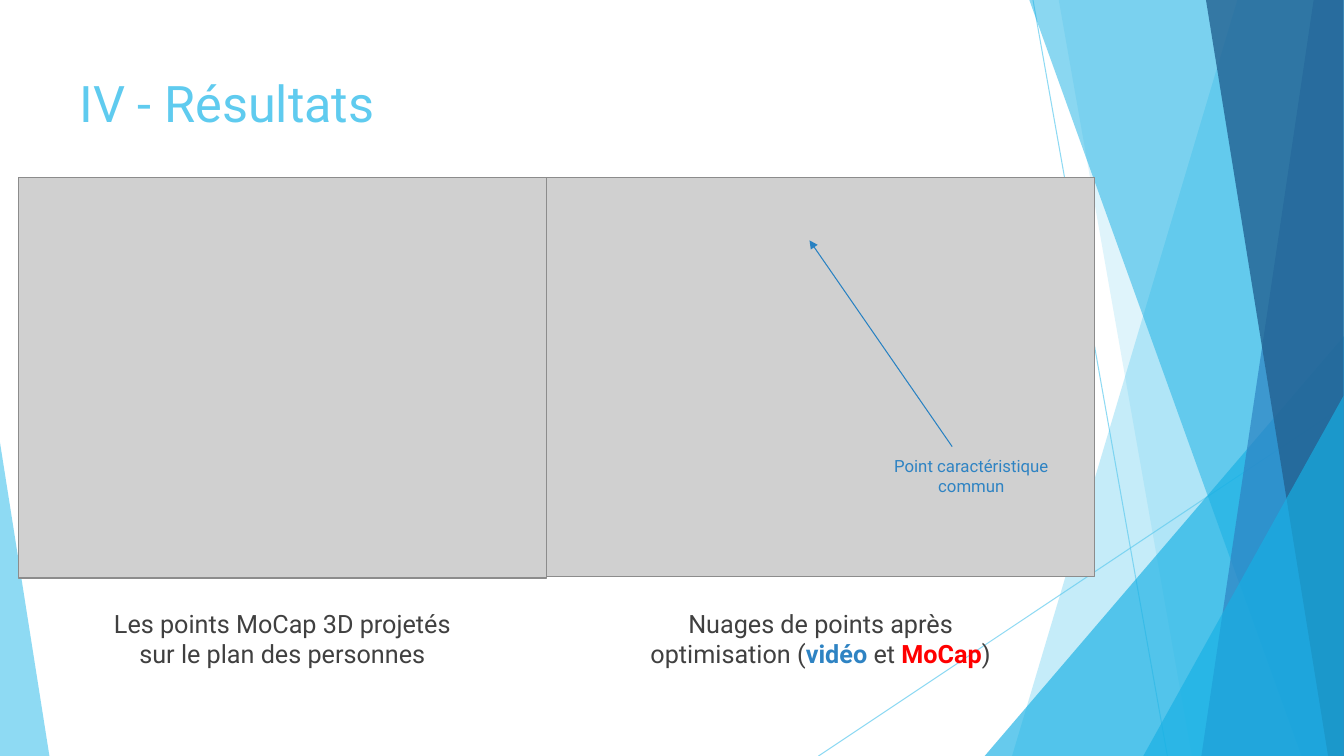
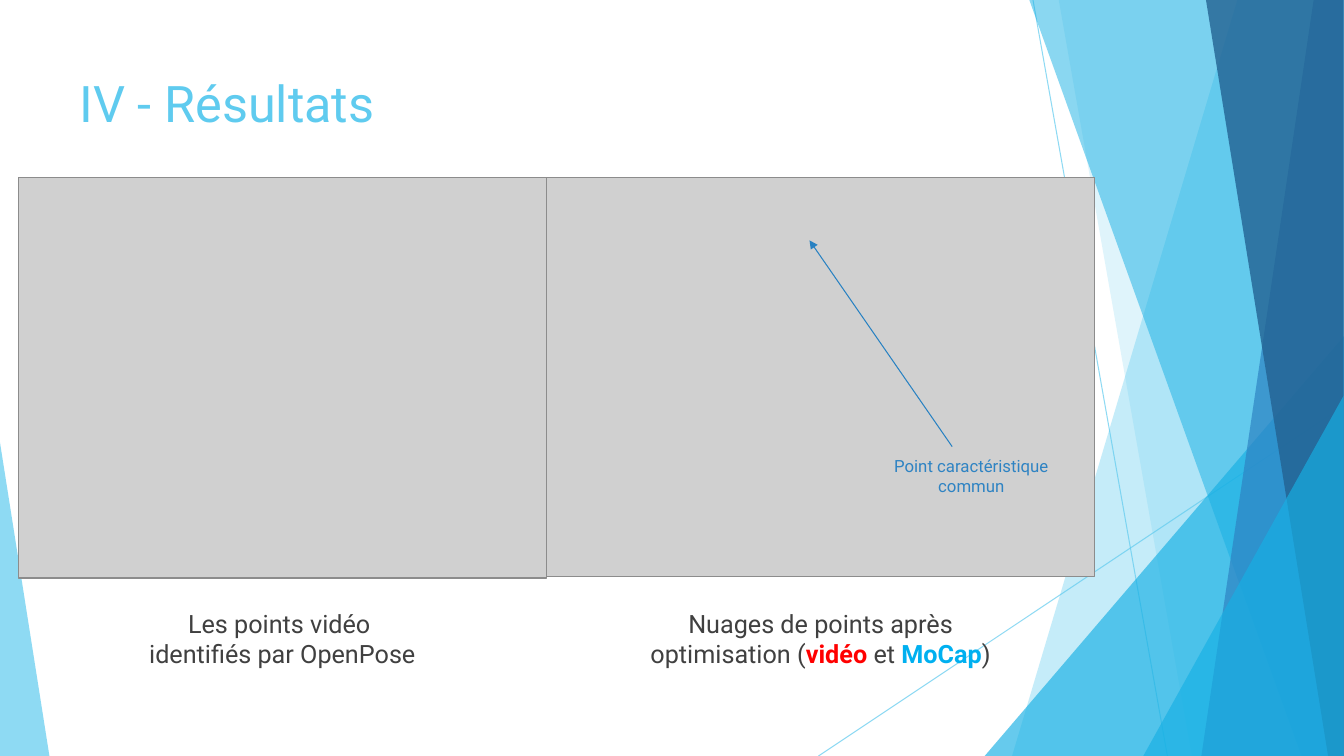
Before and after one commit to marc921/GesteIA, a slide deck: slide 11 of Présentation.pptx. Drawn at 1344x756 pixels with LibreOffice and Linux fonts; fonts in the diff are those of the drawing; grey boxes stand for pictures. Boxes give left, top, right and bottom in pixels: in the first picture for what was removed or moved away, otherwise in the second. Text is boxed around its words. In the diff, an @@ line names an element or a change of style, - is before the commit and + after.

Commit message:
Update presentation

```diff
--- a/Présentation.pptx
+++ b/Présentation.pptx
@@ text at box(149, 614, 415, 668): text changed @@
-Les points MoCap 3D projetés sur le plan des personnes
+Les points vidéo
+identifiés par OpenPose
@@ text "Nuages de points après optimisation ..." at box(650, 614, 990, 669): text colour #2E83C3 to #FF0000 in "(vidéo"; text colour #FF0000 to #00B0F0 in "MoCap)" @@
```
